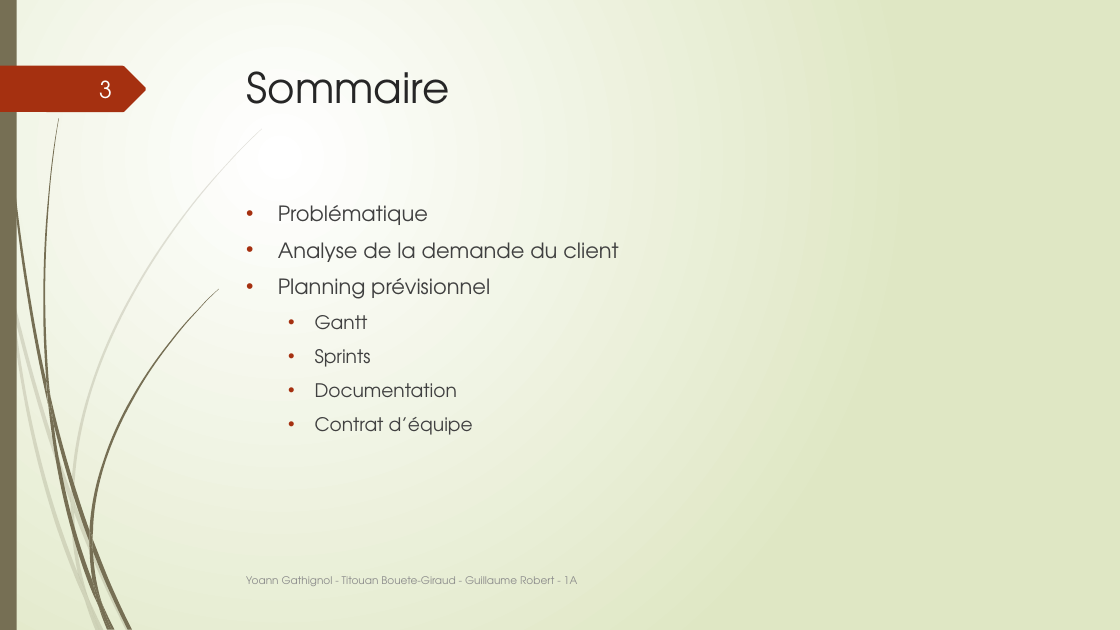
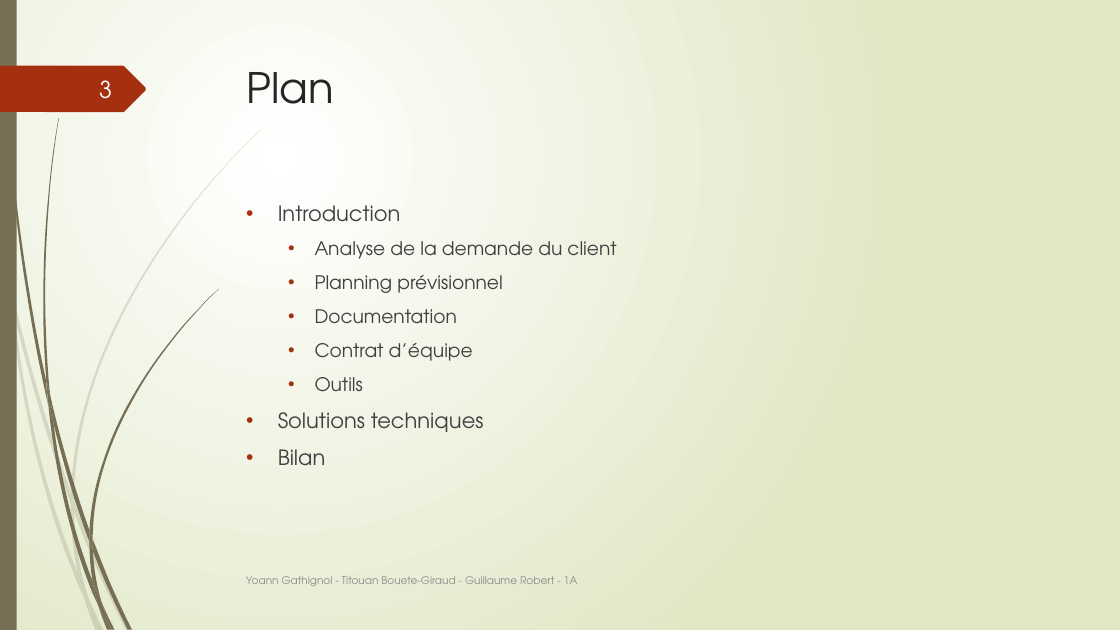
Before and after one commit to Guyoms/PTUT2016, a slide deck: slide 3 of SOUTENANCE/I HEAR I SAY.pptx. Drawn at 1120x630 pixels with LibreOffice and Linux fonts; fonts in the diff are those of the drawing. Boxes give left, top, right and bottom in pixels: in the first picture for what was removed or moved away, otherwise in the second. Text is boxed around its words. In the diff, an @@ line names an element or a change of style, - is before the commit and + after.

```diff
--- a/SOUTENANCE/I HEAR I SAY.pptx
+++ b/SOUTENANCE/I HEAR I SAY.pptx
@@ title at <box>247,72,335,104</box>: text changed @@
-Sommaire
+Plan
@@ text at <box>278,205,401,222</box>: text changed @@
-• Problématique
+• Introduction
@@ text at <box>315,241,616,293</box>: size 18 to 16 pt in "Analyse de la demande du client", "Planning prévisionnel"; list level 1 to 2 in "Analyse de la demande du ..."; list level 1 to 2 in "Planning prévisionnel" @@
@@ text at <box>315,315,371,367</box>: paragraphs removed @@
-  • Gantt
-  • Sprints
@@ text at <box>278,377,484,465</box>: paragraphs added @@
+  • Outils
+• Solutions techniques
+• Bilan
```
Also in this commit, not shown: 6 other slides changed, 2 slides added.
